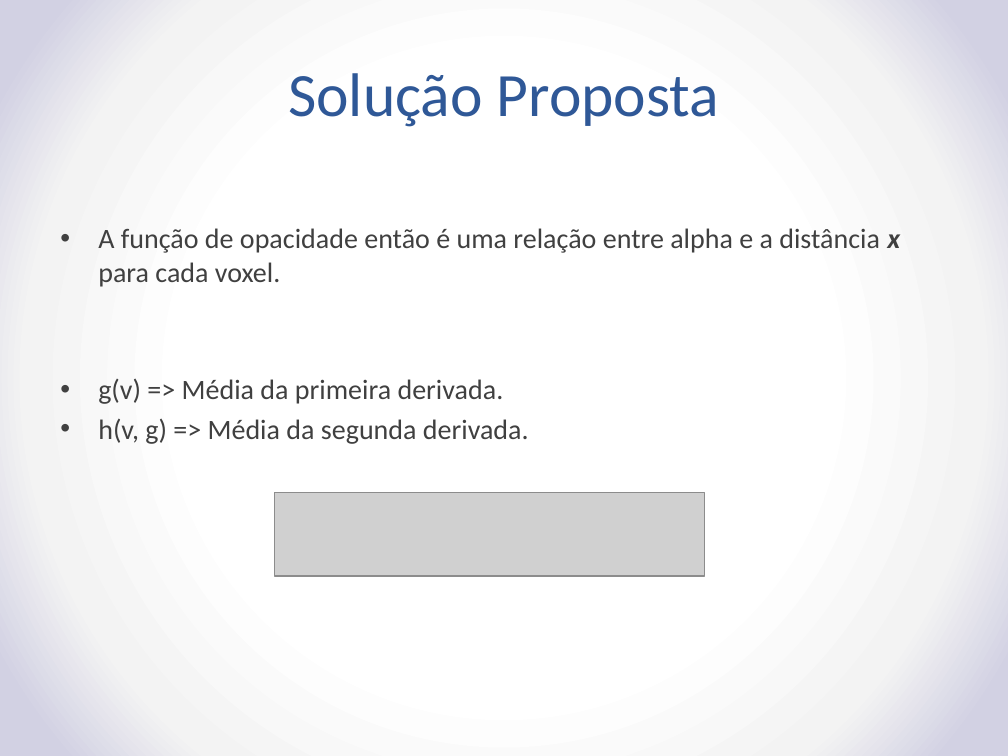
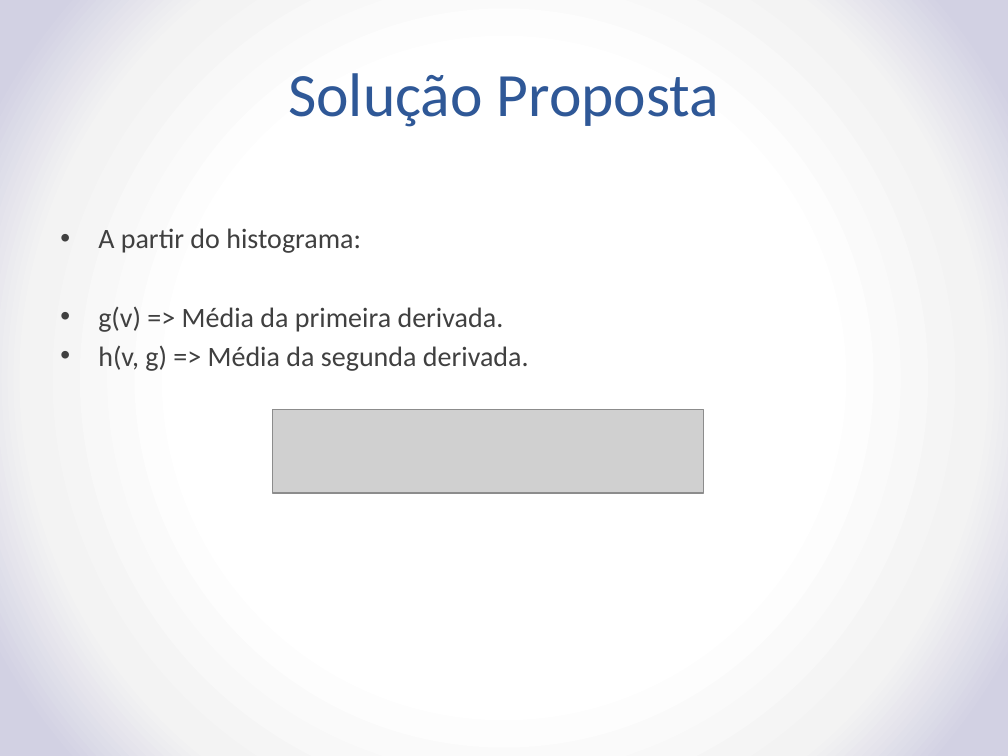
Before and after one commit to rustanitu/TFG, a slide deck: slide 8 of TransferFunctionResearch.pptx (slide 6 before the commit). Drawn at 1008x756 pixels with LibreOffice and Linux fonts; fonts in the diff are those of the drawing; grey boxes stand for pictures. Boxes give left, top, right and bottom in pixels: in the first picture for what was removed or moved away, otherwise in the second. Text is boxed around its words. In the diff, an @@ line names an element or a change of style, - is before the commit and + after.

```diff
--- a/TransferFunctionResearch.pptx
+++ b/TransferFunctionResearch.pptx
@@ text at bbox=[98, 228, 361, 253]: text changed @@
-• A função de opacidade então é uma relação entre alpha e a distância x para cada voxel.
+• A partir do histograma:
@@ picture: place and size @@
-picture at bbox=[274, 492, 705, 576]
+picture at bbox=[273, 409, 704, 493]
```
Also in this commit, not shown: 5 other slides changed, 7 slides added, 3 other files.
